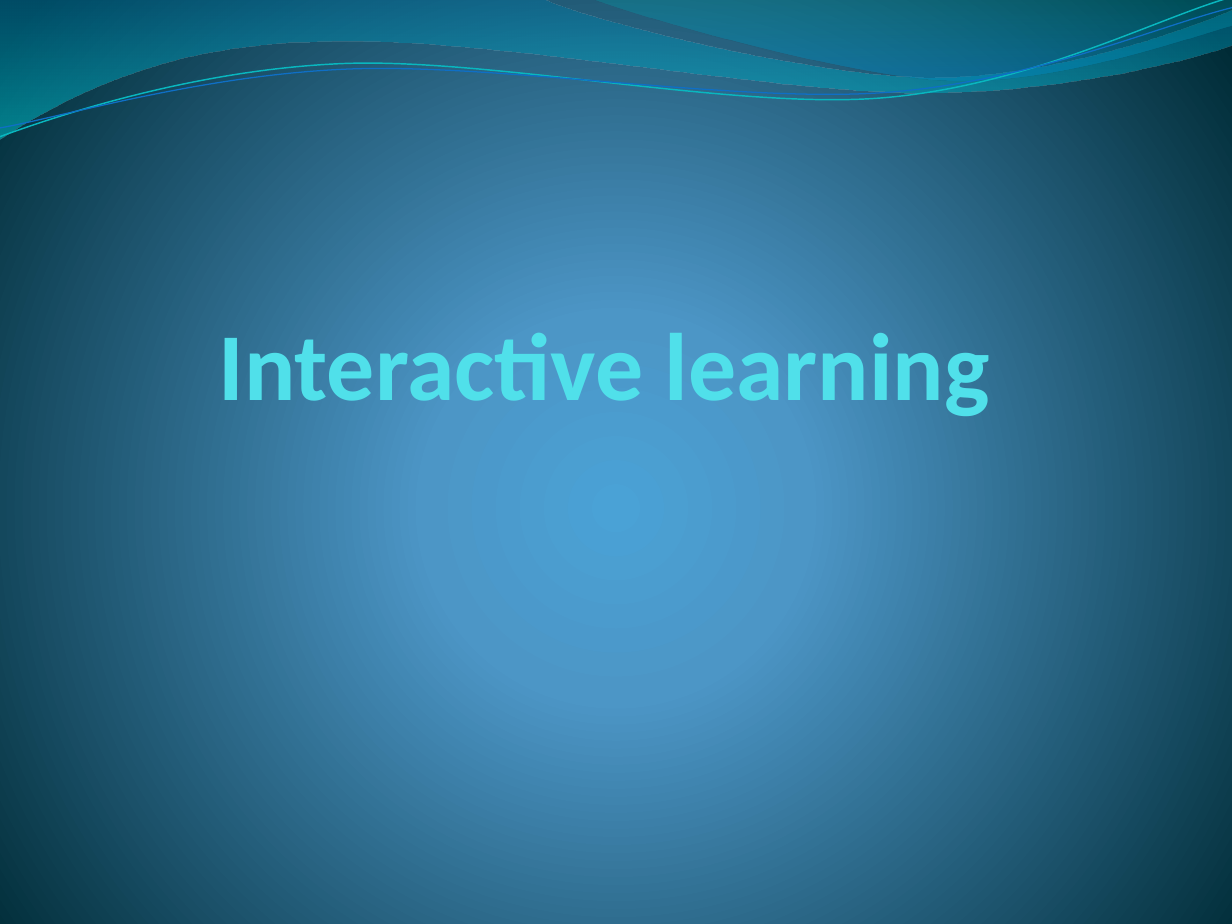
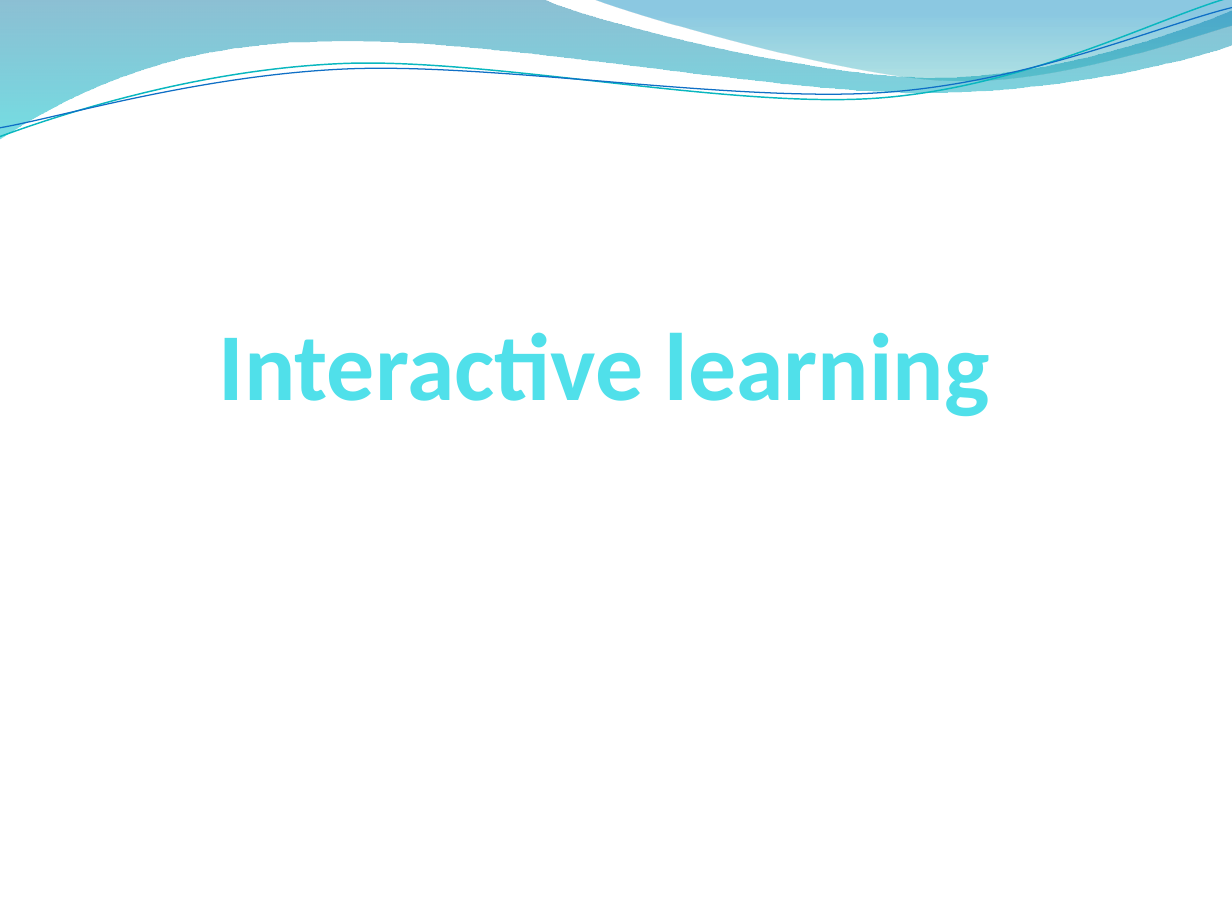
Before and after one commit to chircancristi/-DOTNET-Interactiv-Learning-Management-System, a slide deck: slide 1 of presentation/NET.pptx. Drawn at 1232x924 pixels with LibreOffice and Linux fonts; fonts in the diff are those of the drawing. Boxes give left, top, right and bottom in pixels: in the first picture for what was removed or moved away, otherwise in the second. Text is boxed around its words. In the diff, an @@ line names an element or a change of style, - is before the commit and + after.

Commit message:
pptx corect format

```diff
--- a/presentation/NET.pptx
+++ b/presentation/NET.pptx
@@ background gradient #4AA0D6 to #4C98C7 to #002C38 to #FFFFFF @@
@@ freeform shape at box(0, 0, 1232, 139): outline redrawn @@
@@ freeform shape at box(0, 0, 1232, 144): outline #0AB8BF 0.85 pt to #09B7BF 0.85 pt; outline redrawn @@
@@ freeform shape at box(0, 8, 1232, 137): outline #0F6FC6 0.75 pt to #0F6FC6 0.74 pt; outline redrawn @@
@@ text "Interactive learning" at box(219, 332, 990, 416): text colour #51E0EA to #50E0EA @@
```
Also in this commit, not shown: 10 other slides changed, 1 other file.
